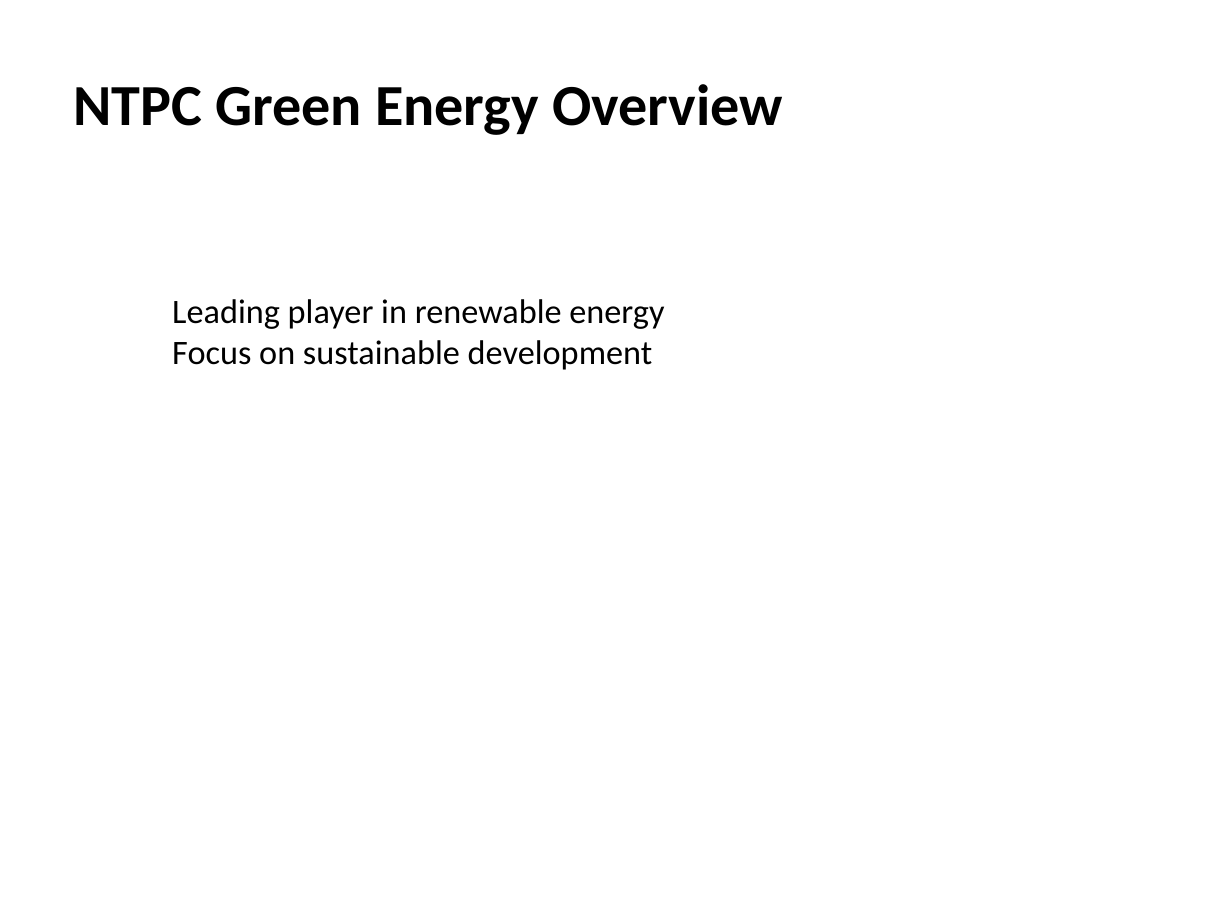
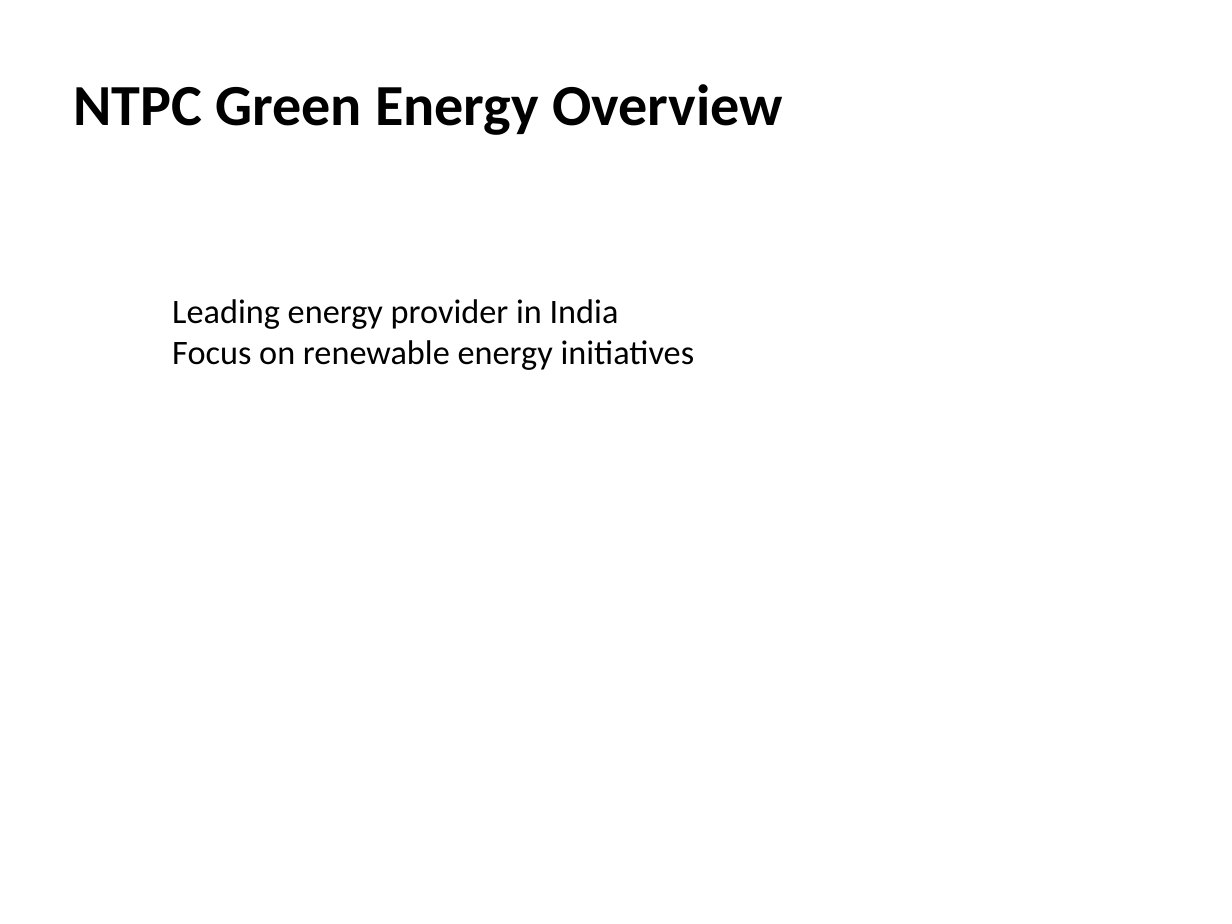
Before and after one commit to gauravsiemens1988/Linkedin-AI-Agent_Personal, a slide deck: slide 1 of drafts/linkedin_carousel.pptx. Drawn at 1232x924 pixels with LibreOffice and Linux fonts; fonts in the diff are those of the drawing; background and template pictures are left out. Boxes give left, top, right and bottom in pixels: in the first picture for what was removed or moved away, otherwise in the second. Text is boxed around its words. In the diff, an @@ line names an element or a change of style, - is before the commit and + after.

```diff
--- a/drafts/linkedin_carousel.pptx
+++ b/drafts/linkedin_carousel.pptx
@@ text at (172, 299, 695, 370): text changed @@
-  Leading player in renewable energy
-  Focus on sustainable development
+  Leading energy provider in India
+  Focus on renewable energy initiatives
```
Also in this commit, not shown: 5 other slides changed, 1 other file.
